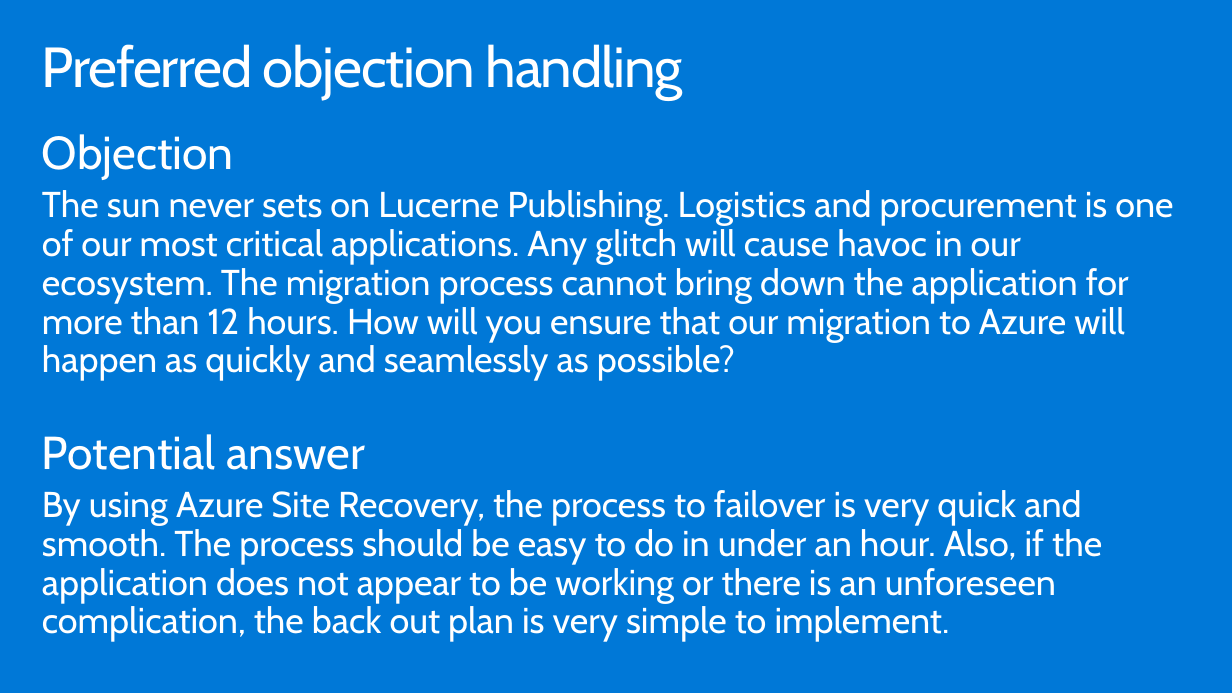
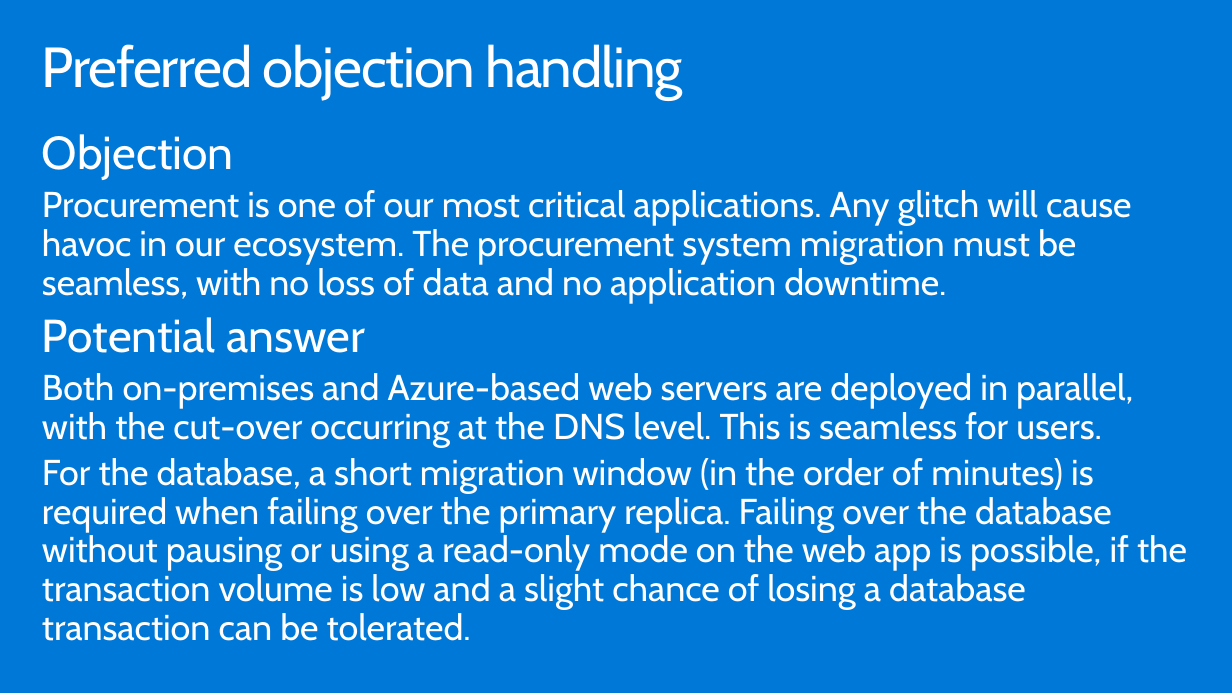
Before and after one commit to GretaLakra/Azure, a slide deck: slide 38 of WDS/Whiteboard design session trainer presentation - Lift and shift.pptx (slide 36 before the commit). Drawn at 1232x693 pixels with LibreOffice and Linux fonts; fonts in the diff are those of the drawing. Boxes give left, top, right and bottom in pixels: in the first picture for what was removed or moved away, otherwise in the second. Text is boxed around its words. In the diff, an @@ line names an element or a change of style, - is before the commit and + after.

```diff
--- a/WDS/Whiteboard design session trainer presentation - Lift and shift.pptx
+++ b/WDS/Whiteboard design session trainer presentation - Lift and shift.pptx
@@ text at [42, 190, 1132, 304]: text changed @@
-The sun never sets on Lucerne Publishing. Logistics and procurement is one of our most critical applications. Any glitch will cause havoc in our ecosystem. The migration process cannot bring down the application for more than 12 hours. How will you ensure that our migration to Azure will happen as quickly and seamlessly as possible?
+Procurement is one of our most critical applications. Any glitch will cause havoc in our ecosystem. The procurement system migration must be seamless, with no loss of data and no application downtime.
@@ text at [42, 373, 1187, 641]: text changed @@
-By using Azure Site Recovery, the process to failover is very quick and smooth. The process should be easy to do in under an hour. Also, if the application does not appear to be working or there is an unforeseen complication, the back out plan is very simple to implement.
+Both on-premises and Azure-based web servers are deployed in parallel, with the cut-over occurring at the DNS level. This is seamless for users.
+For the database, a short migration window (in the order of minutes) is required when failing over the primary replica. Failing over the database without pausing or using a read-only mode on the web app is possible, if the transaction volume is low and a slight chance of losing a database transaction can be tolerated.
```
Also in this commit, not shown: 18 other slides changed, 9 slides added, 7 slides removed, 32 other files.
